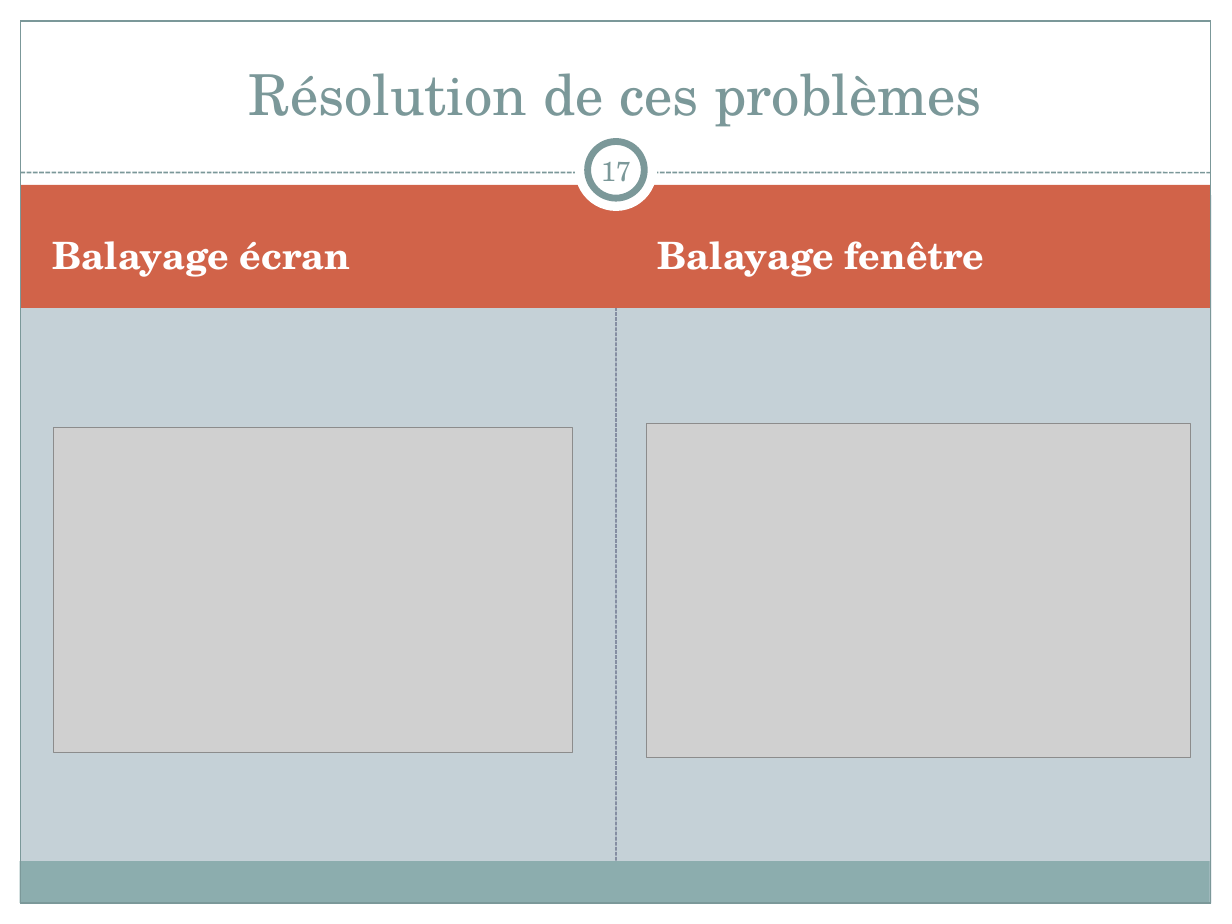
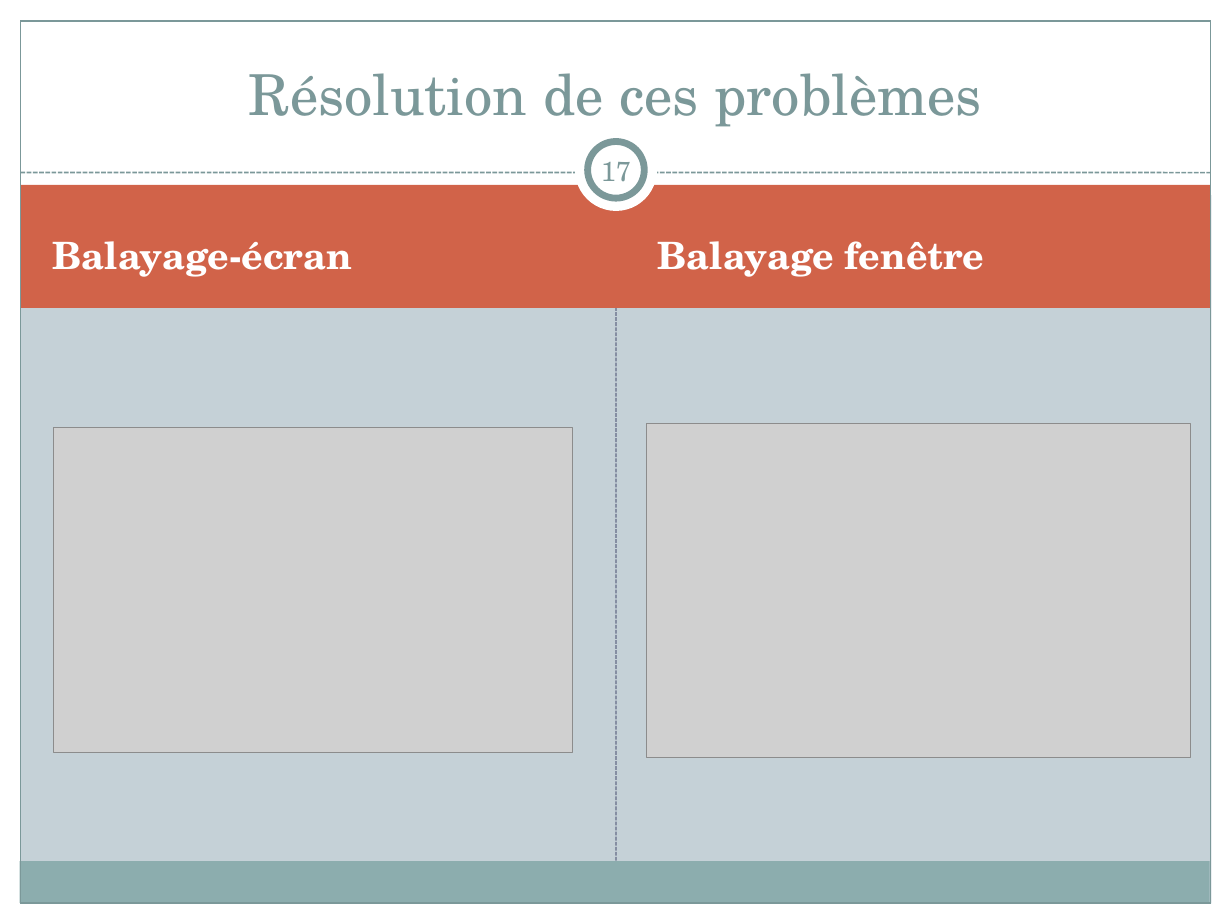
Before and after one commit to nicolasrn/pjtsyntshnr, a slide deck: slide 17 of wiki/HandiFox.pptx. Drawn at 1232x924 pixels with LibreOffice and Linux fonts; fonts in the diff are those of the drawing; grey boxes stand for pictures. Boxes give left, top, right and bottom in pixels: in the first picture for what was removed or moved away, otherwise in the second. Text is boxed around its words. In the diff, an @@ line names an element or a change of style, - is before the commit and + after.

```diff
--- a/wiki/HandiFox.pptx
+++ b/wiki/HandiFox.pptx
@@ text at <box>53,241,352,277</box>: text changed @@
-Balayage écran
+Balayage-écran
```
Also in this commit, not shown: 6 other slides changed, 1 slide added.
